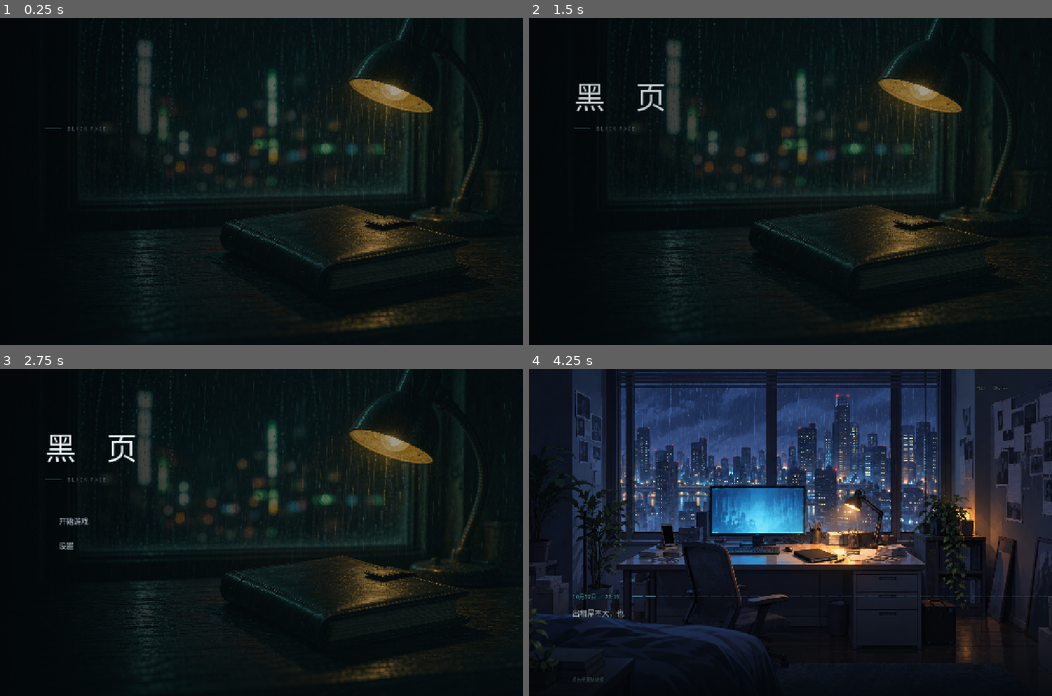
Above: before the commit, frames 1-4 (two rows, left to right).
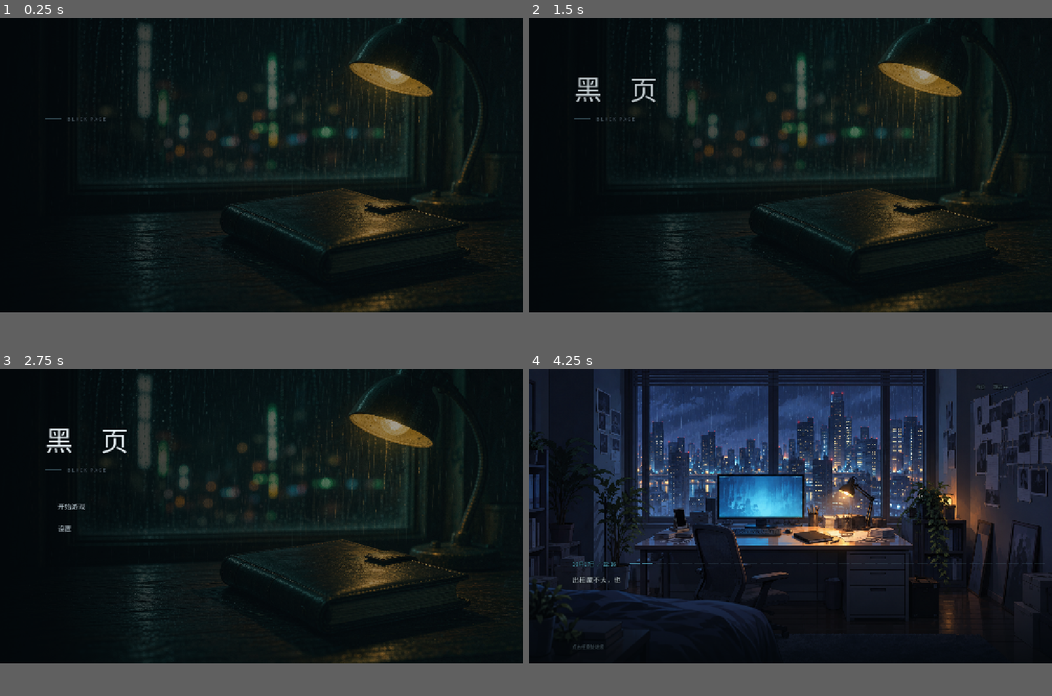
Above: after the commit, the same moments.

Repository: TreSir/-
Game: Godot game, scene res://scenes/black_page/main.tscn
Two runs of this game, one before a commit and one after it. Both use one fixed random seed, a clock stepped at 60 frames per second and the inputs below.
Inputs (mouse positions are in pixels of both pictures, inside the frame that each line leads up to):
- Up to frame 1 (0.25 s): no input
- Up to frame 2 (1.5 s): click (790, 181) at 0.5 s; click (790, 181) at 1.25 s
- Up to frame 3 (2.75 s): click "黑 页" at 2 s
- Up to frame 4 (4.25 s): click (649, 522) at 2.77 s; tap Enter (ui_accept) at 3.5, 3.77, 4.07 s; move the mouse to (905, 516) at 3.52 s; hold Right (ui_right) from 3.53 s (still down); tap Space at 3.6 s; click (905, 516) at 3.67 s
The window is 800x500 before the commit and 800x450 after it. Grey fills any space a smaller window leaves; there, only what the larger window draws over its background counts as a difference.

The runs differ from the first frame. In frame 1, 8.7% of the frame differs, in the area x 8-100%, y 0-96%; in frame 2, 9.3%; in frame 3, 9.5%; in frame 4, 36%, in the area x 0-100%, y 0-96%.

Commit message:
统一到 16:9：视口改 1280x720 + 14 张图全部裁成 16:9
现状原来是混的：
  图 7 张 16:10 / 6 张 16:9；游戏视口 1280x800（16:10）—— 两头都不一致

改成：
  project.godot: viewport 1280x720、window 1280x720（16:9）
  14 张背景图全部裁成 16:9（从中间取，保上下对称）

意外发现：**代码本来就按 16:9 写的** ——
launch.gd / prologue.gd 的缩放基准都是 size.y / 720.0，
room.gd 的尺寸是 720x405（正好 16:9），main.gd 一个写死尺寸都没有。
只有 project.godot 那个 800 是掉队的，所以 UI 一行没改就通过了。

⚠️ 裁图会移动画面内容：热区的 UV 是按旧图算的就得重算。
本次只有序章包裹页一处（图从 992 裁到 892，顶部去掉 50px）：
  [0.43, 0.68, 0.14, 0.09] -> [0.43, 0.700, 0.14, 0.100]
主角房间那张只裁了 1px，热区不受影响。

图改完已跑 --import（不跑游戏里读的还是旧图）。
ART_ASSETS.md 的「待办」那节改成「已统一」，并记下这次的裁切经验。

冒烟测试 81 项全过，截图按 1280x720 重出，排版与热区都验过。

Diff:
--- a/data/black_page/prologue.json
+++ b/data/black_page/prologue.json
@@ -57,7 +57,7 @@
       "action": "查看包裹",
       "background": "res://assets/backgrounds/black_page_prologue_door_package_v1.png",
       "hotspots": [
-        {"label": "黑色包裹", "rect": [0.43, 0.68, 0.14, 0.09], "response": "“什么时候放在这的？”\n楼道里没有脚步声。你把它拿进房间。", "advance": true}
+        {"label": "黑色包裹", "rect": [0.43, 0.700, 0.14, 0.100], "response": "“什么时候放在这的？”\n楼道里没有脚步声。你把它拿进房间。", "advance": true}
       ]
     },
     {
--- a/project.godot
+++ b/project.godot
@@ -24,8 +24,8 @@
 [display]
 
 window/size/viewport_width=1280
-window/size/viewport_height=800
-window/size/window_width_override=1152
+window/size/viewport_height=720
+window/size/window_width_override=1280
 window/size/window_height_override=720
 window/stretch/mode="canvas_items"
 window/stretch/aspect="expand"
Binary file changed: assets/backgrounds/black_page_launch_v1.png
Binary file changed: assets/backgrounds/black_page_prologue_door_package_v1.png
Binary file changed: assets/backgrounds/black_page_prologue_door_v1.png
Binary file changed: assets/backgrounds/black_page_prologue_notebook_v1.png
Binary file changed: assets/backgrounds/black_page_prologue_package_v1.png
Binary file changed: assets/backgrounds/black_page_room_morning_v1.png
Binary file changed: assets/backgrounds/black_page_room_v1.png
Binary file changed: assets/backgrounds/black_page_scene_archive.png
Binary file changed: assets/backgrounds/black_page_scene_monitor.png
Binary file changed: assets/backgrounds/black_page_scene_phone.png
Not shown, changed: docs/ART_ASSETS.md
